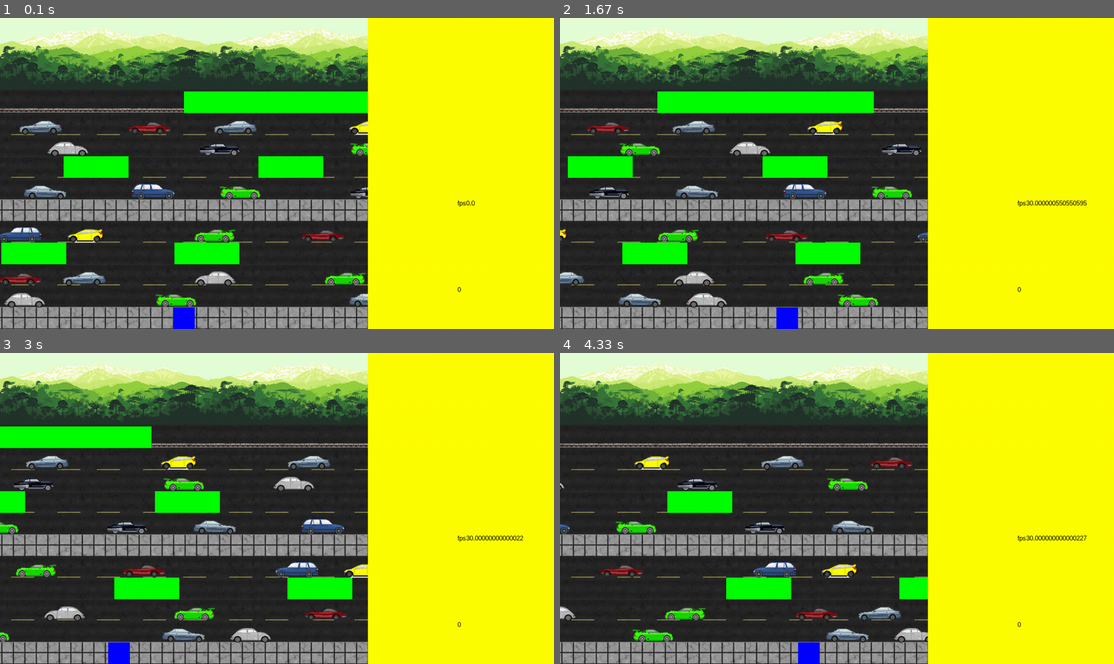
Above: before the commit, frames 1-4 (two rows, left to right).
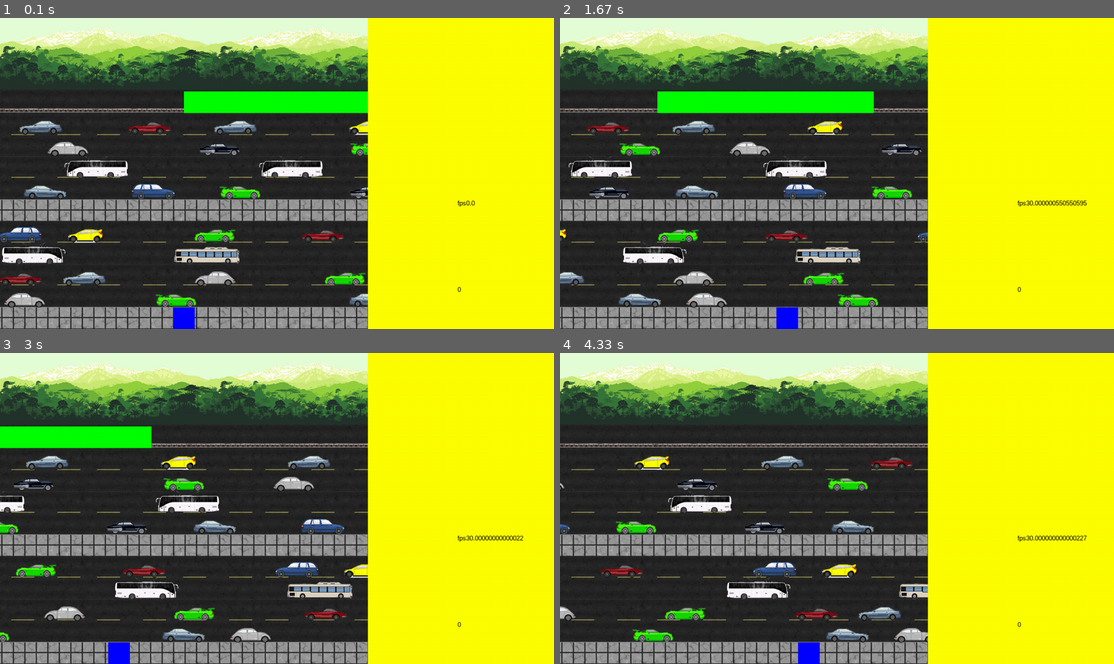
Above: after the commit, the same moments.

Repository: AyoubErrajraji/MonkeyBusiness
Game: pygame game, started from main.py
Same seed, same stepped clock (60 frames per second), same inputs: the game is played once before the commit and once after it.
Inputs (mouse positions are in pixels of both pictures, inside the frame that each line leads up to):
- Up to frame 1 (0.1 s): no input
- Up to frame 2 (1.67 s): hold Right 0.33-0.8 s; move the mouse to (814, 185) at 0.37 s; hold Up 0.83-1.13 s; move the mouse to (1014, 164) at 0.87 s; hold Right 1.17-1.63 s; move the mouse to (837, 195) at 1.2 s
- Up to frame 3 (3 s): hold Left 1.67-2.2 s; move the mouse to (144, 511) at 1.7 s; hold Down 2.23-2.53 s; move the mouse to (332, 576) at 2.27 s; hold Left 2.57-2.97 s; move the mouse to (105, 580) at 2.6 s
- Up to frame 4 (4.33 s): hold Up 3-3.37 s; move the mouse to (1041, 617) at 3.03 s; hold Right 3.4-4.03 s; move the mouse to (903, 536) at 3.43 s

The runs differ from the first frame. In frame 1, 3.3% of the frame differs, in the area x 0-59%, y 44-80%; in frame 2, 3.3%; in frame 3, 2.8%; in frame 4, 2.0%.

Commit message:
added visuals for busses

Diff:
--- a/crosstheroad_lib/crosstheroad.py
+++ b/crosstheroad_lib/crosstheroad.py
@@ -116,8 +116,8 @@
             self.cars.append(Car(0 + (self.config.grid * 15), self.config.screenDim[1] - self.config.grid * 3, self.config.grid * 2, self.config.grid, self.screen, self.config, -4, 'crosstheroad_lib/src/car3.png'))
         # Add third row of cars (busses)
         if len(self.cars) < 9:
-            self.cars.append(Car(0, self.config.screenDim[1] - self.config.grid * 4, self.config.grid * 3, self.config.grid, self.screen, self.config, 3, 'none'))
-            self.cars.append(Car(0 + (self.config.grid * 8), self.config.screenDim[1] - self.config.grid * 4, self.config.grid * 3, self.config.grid, self.screen, self.config, 3, 'none'))
+            self.cars.append(Car(0, self.config.screenDim[1] - self.config.grid * 4, self.config.grid * 3, self.config.grid, self.screen, self.config, 3, 'crosstheroad_lib/src/bus1_r.png'))
+            self.cars.append(Car(0 + (self.config.grid * 8), self.config.screenDim[1] - self.config.grid * 4, self.config.grid * 3, self.config.grid, self.screen, self.config, 3, 'crosstheroad_lib/src/bus2_r.png'))
         # Add forth row of cars
         if len(self.cars) < 13:
             self.cars.append(Car(0, self.config.screenDim[1] - self.config.grid * 5, self.config.grid * 2, self.config.grid, self.screen, self.config, -4.75, 'crosstheroad_lib/src/car6.png'))
@@ -132,8 +132,8 @@
             self.cars.append(Car(0 + (self.config.grid * 16), self.config.screenDim[1] - self.config.grid * 7, self.config.grid * 2, self.config.grid, self.screen, self.config, 4.5, 'crosstheroad_lib/src/car2_r.png'))
         # Add 7th row of cars (busses)
         if len(self.cars) < 19:
-            self.cars.append(Car(0 + (self.config.grid * 3), self.config.screenDim[1] - self.config.grid * 8, self.config.grid * 3, self.config.grid, self.screen, self.config, -2.75, 'none'))
-            self.cars.append(Car(0 + (self.config.grid * 12), self.config.screenDim[1] - self.config.grid * 8, self.config.grid * 3, self.config.grid, self.screen, self.config, -2.75, 'none'))
+            self.cars.append(Car(0 + (self.config.grid * 3), self.config.screenDim[1] - self.config.grid * 8, self.config.grid * 3, self.config.grid, self.screen, self.config, -2.75, 'crosstheroad_lib/src/bus1.png'))
+            self.cars.append(Car(0 + (self.config.grid * 12), self.config.screenDim[1] - self.config.grid * 8, self.config.grid * 3, self.config.grid, self.screen, self.config, -2.75, 'crosstheroad_lib/src/bus1.png'))
         # Add 8th row of cars
         if len(self.cars) < 22:
             self.cars.append(Car(0 + (self.config.grid * 2), self.config.screenDim[1] - self.config.grid * 9, self.config.grid * 2, self.config.grid, self.screen, self.config, 6, 'crosstheroad_lib/src/car1_r.png'))
Binary file added: crosstheroad_lib/src/bus1.png
Binary file added: crosstheroad_lib/src/bus1_r.png
Binary file added: crosstheroad_lib/src/bus2.png
Binary file added: crosstheroad_lib/src/bus2_r.png
